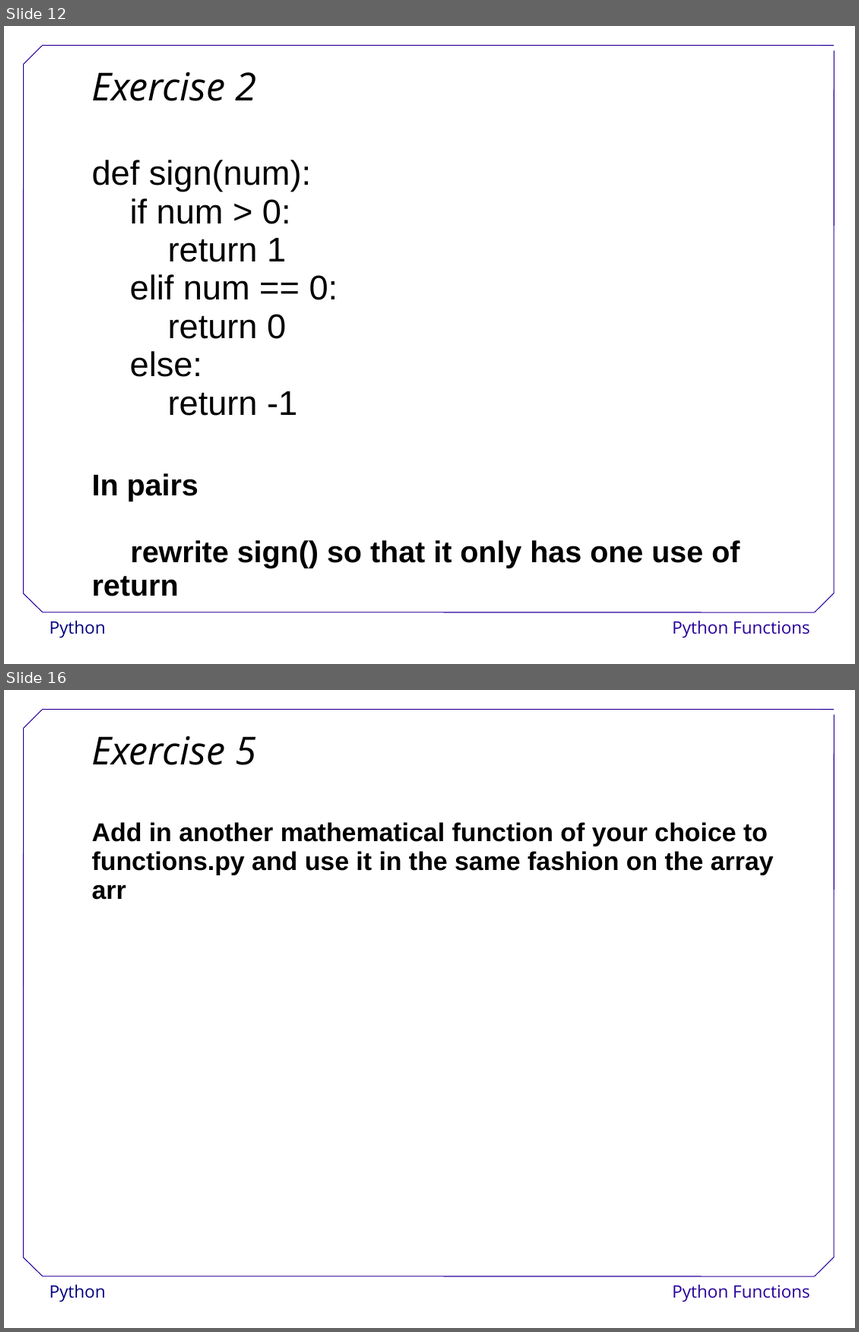
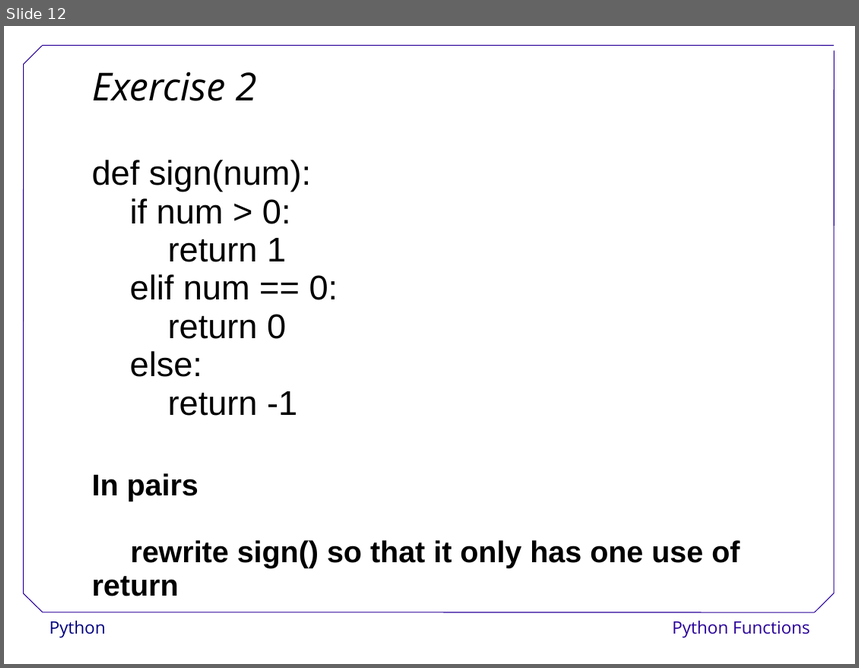
Before and after one commit to swcarpentry/DEPRECATED-boot-camps, a slide deck: PythonFunctions.ppt. Shown one above the other, each under a label of ours: slides 12 and 16 before the commit, slide 12 after it; the slides between them are not shown. The pictures are 859x1332 and 859x668 pixels, drawn with LibreOffice and Linux fonts; fonts in the diff are those of the drawing; background and template pictures are left out. Boxes give left, top, right and bottom in pixels: in the first picture for what was removed or moved away, otherwise in the second. Text is boxed around its words. In the diff, an @@ line names an element or a change of style, - is before the commit and + after.

```diff
--- a/PythonFunctions.ppt
+++ b/PythonFunctions.ppt
@@ slide 16 removed at box(4, 690, 855, 1328), background #FFFFFF; not listed: 9 template elements that a slide beside it also shows @@
@@ text removed at box(92, 736, 774, 900) @@
-Exercise 5
-Add in another mathematical function of your choice to functions.py and use it in the same fashion on the array arr
```
Also in this commit, not shown: 8 slides changed, 1 other slide removed, 6 other files.
